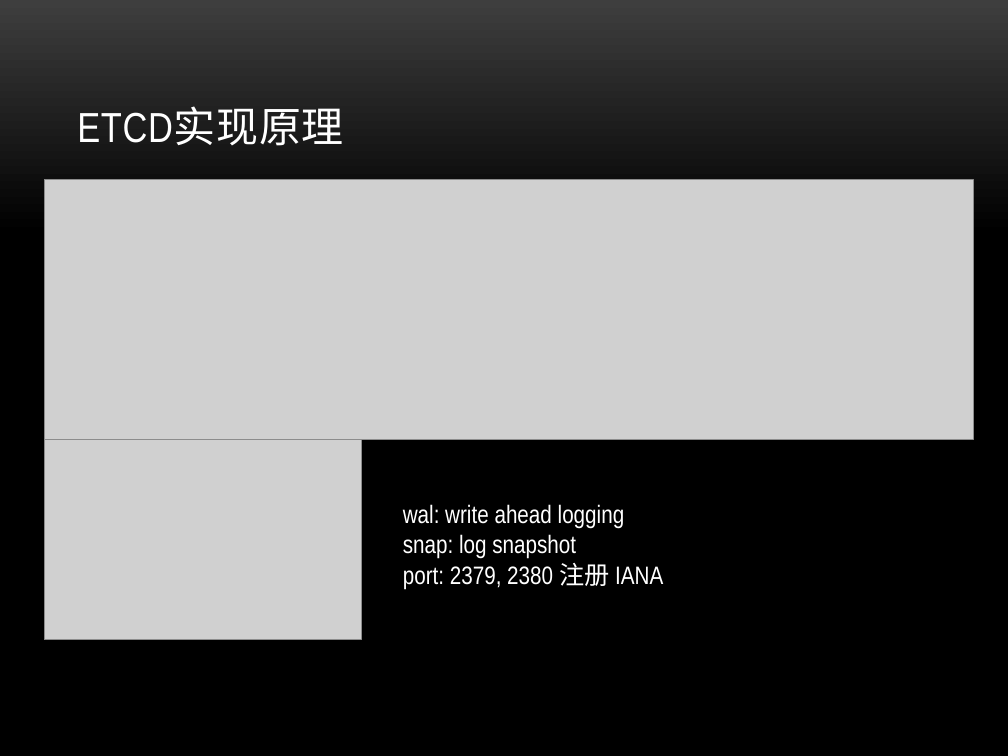
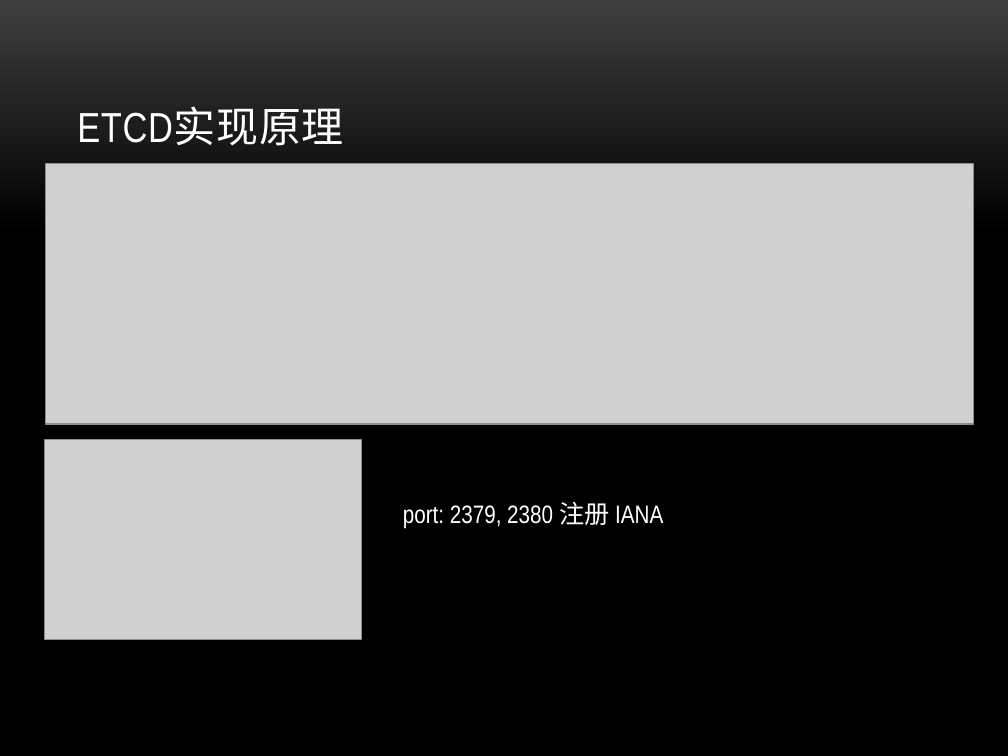
Before and after one commit to danielzheng/docs, a slide deck: slide 28 of etcd_slides/Etcd.pptx (slide 11 before the commit). Drawn at 1008x756 pixels with LibreOffice and Linux fonts; fonts in the diff are those of the drawing; grey boxes stand for pictures; background and template pictures are left out. Boxes give left, top, right and bottom in pixels: in the first picture for what was removed or moved away, otherwise in the second. Text is boxed around its words. In the diff, an @@ line names an element or a change of style, - is before the commit and + after.

```diff
--- a/etcd_slides/Etcd.pptx
+++ b/etcd_slides/Etcd.pptx
@@ picture: place and size @@
-picture at bbox=[44, 179, 973, 439]
+picture at bbox=[45, 163, 974, 423]
@@ text at bbox=[403, 504, 625, 559]: paragraphs removed @@
-wal: write ahead logging
-snap: log snapshot
```
Also in this commit, not shown: 10 other slides changed, 3 slides added, 5 slides removed.
